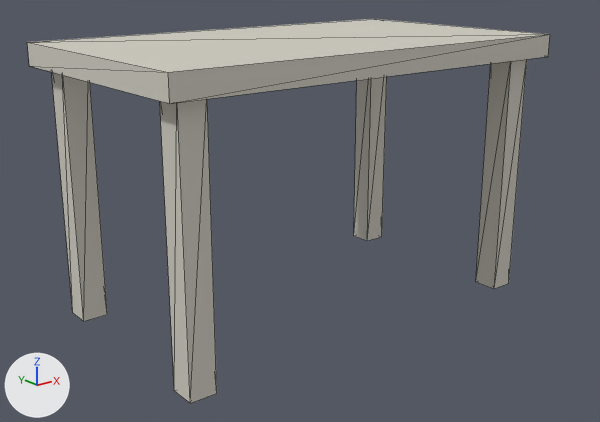
The glTF model assets/kit_bruyeres/MOB_table.glb as it was, and as the next commit left it.
Camera for both pictures: a 50 mm lens placed at (-0.794, -2.092, 0.959), pointed at (0.492, -0.485, 0.317). Every picture has the same lights, and +X, +Y and +Z are marked at lower left. The first picture is the older version. Mesh edges are drawn as thin lines. Where no turn or scale is listed for an object, it has been applied to the vertices.

In view in the first picture: 'geometry_0'.
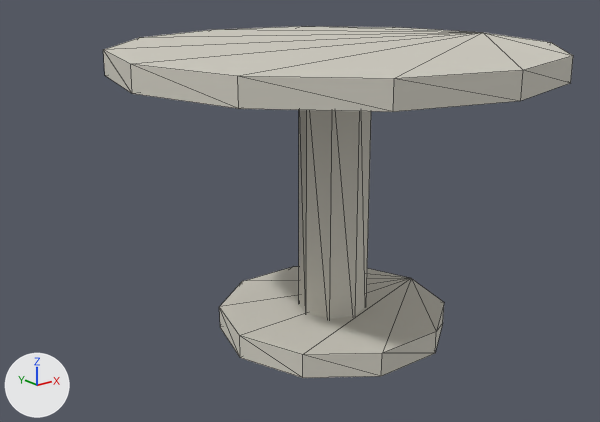
Pixel boxes [x1, y1, x2, y2] of what changed, in the pictures (600 x 422 px):
'geometry_0', reshaped (10% narrower, 8% shorter)
    before: [27, 19, 550, 403]
    after: [103, 26, 573, 378]
part 1 of me_geometry_0, added
    after: [103, 26, 573, 112]
part 2 of me_geometry_0, added
    after: [299, 110, 371, 319]
part 3 of me_geometry_0, added
    after: [219, 266, 444, 378]
part 4 of me_geometry_0, deleted
    before: [27, 19, 550, 104]
part 5 of me_geometry_0, deleted
    before: [476, 59, 527, 289]
part 6 of me_geometry_0, deleted
    before: [51, 72, 107, 321]
part 7 of me_geometry_0, deleted
    before: [354, 77, 387, 241]
part 8 of me_geometry_0, deleted
    before: [160, 99, 217, 403]

The change in detail:
me_geometry_0 is used by ob_geometry_0; location (0.0, 0.0, 0.0).
me_geometry_0 had 40 vertices, 60 faces and spanned x 0.0..1.2, y -0.7..0.0, z 0.0..0.74.
me_geometry_0 now has 60 vertices, 108 faces and spans x 0.0..1.1, y -1.1..0.0, z 0.0..0.74.
me_geometry_0 part 1: a new loose piece, a 12-sided cylinder along z spanning x 0.0..1.1, y -1.1..0.0, z 0.68..0.74, in mat_pierrebruyeres (light grey #d2cec3).
me_geometry_0 part 2: a new loose piece, an 8-sided cylinder along z spanning x 0.46..0.64, y -0.64..-0.46, z 0.0..0.68, in mat_pierrebruyeres (light grey #d2cec3).
me_geometry_0 part 3: a new loose piece, a 10-sided cylinder along z spanning x 0.25..0.85, y -0.835..-0.265, z 0.0..0.06, in mat_pierrebruyeres (light grey #d2cec3).
me_geometry_0 part 4: the loose piece of 8 vertices spanning x 0.0..1.2, y -0.7..0.0, z 0.68..0.74 is deleted.
me_geometry_0 part 5: the loose piece of 8 vertices spanning x 1.09..1.16, y -0.66..-0.59, z 0.0..0.68 is deleted.
me_geometry_0 part 6: the loose piece of 8 vertices spanning x 0.04..0.11, y -0.11..-0.04, z 0.0..0.68 is deleted.
me_geometry_0 part 7: the loose piece of 8 vertices spanning x 1.09..1.16, y -0.11..-0.04, z 0.0..0.68 is deleted.
me_geometry_0 part 8: the loose piece of 8 vertices spanning x 0.04..0.11, y -0.66..-0.59, z 0.0..0.68 is deleted.
